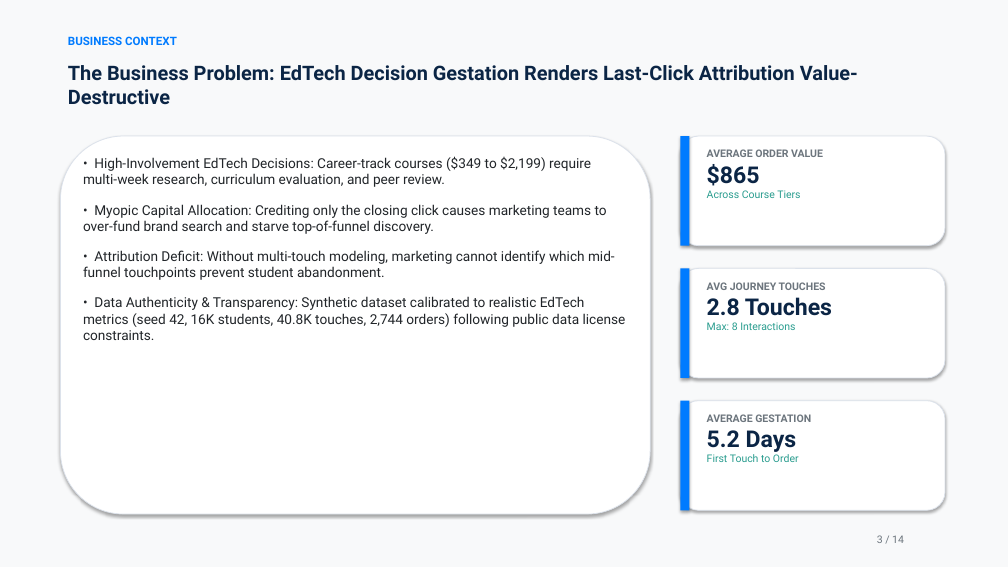
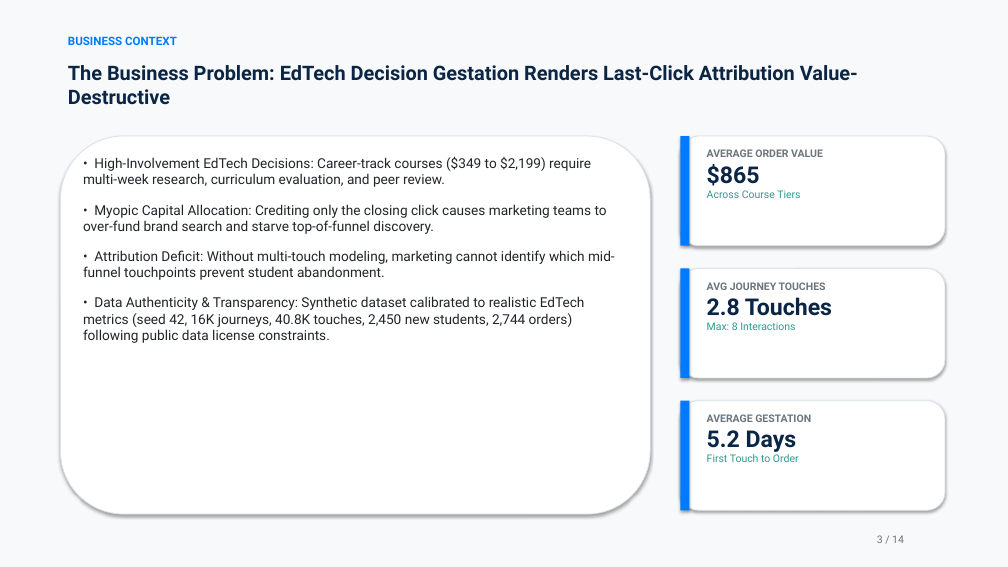
Before and after one commit to JNikhil11/grito-marketing-attribution-analytics, a slide deck: slide 3 of presentation/Grito_Attribution_Deck.pptx. Drawn at 1008x567 pixels with LibreOffice and Linux fonts; fonts in the diff are those of the drawing. Boxes give left, top, right and bottom in pixels: in the first picture for what was removed or moved away, otherwise in the second. Text is boxed around its words. In the diff, an @@ line names an element or a change of style, - is before the commit and + after.

```diff
--- a/presentation/Grito_Attribution_Deck.pptx
+++ b/presentation/Grito_Attribution_Deck.pptx
@@ text at [83,296,585,343]: text changed @@
-• Data Authenticity & Transparency: Synthetic dataset calibrated to realistic EdTech metrics (seed 42, 16K students, 40.8K touches, 2,744 orders) following public data license constraints.
+• Data Authenticity & Transparency: Synthetic dataset calibrated to realistic EdTech metrics (seed 42, 16K journeys, 40.8K touches, 2,450 new students, 2,744 orders) following public data license constraints.
```
Also in this commit, not shown: 12 other slides changed, 32 other files.
